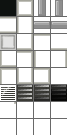
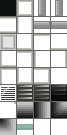
The second 67 x 135 image is a revision of the first. Changes to its layers:
added layer "glass" above "floor_base" over [17, 124, 33, 130]
showed "walls_faded" over [0, 102, 67, 135]
